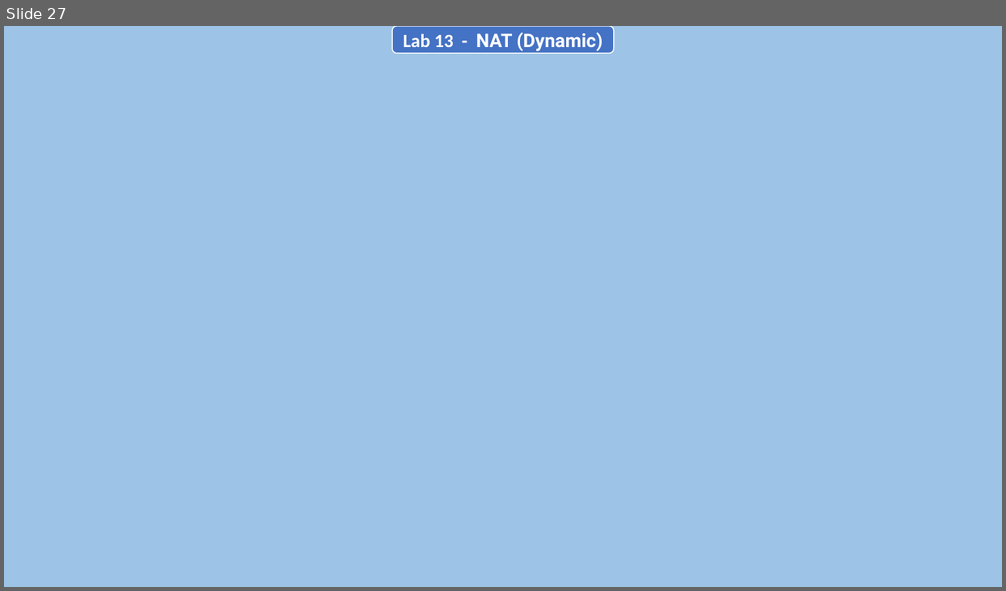
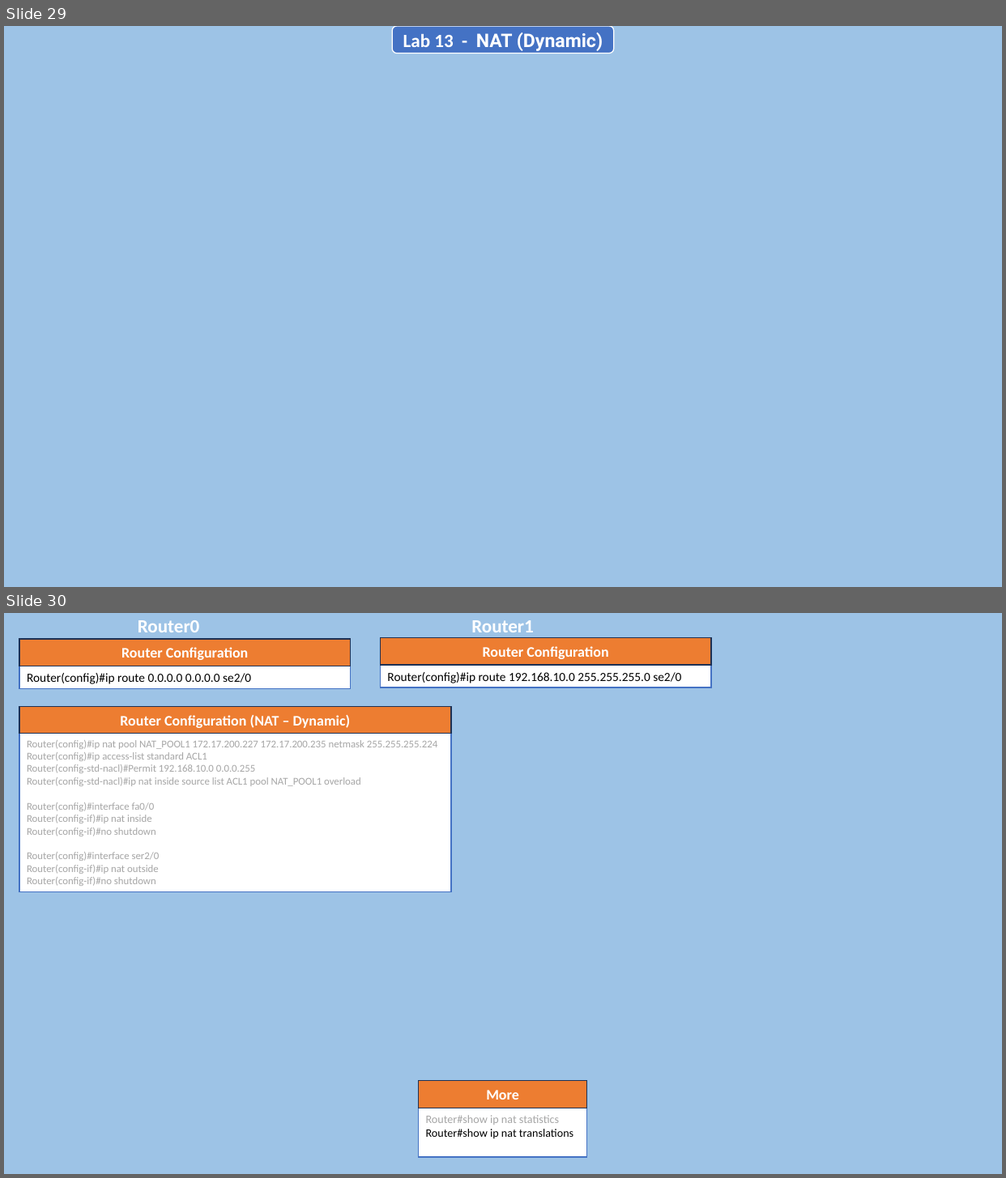
Before and after one commit to AntorPi314/MySave, a slide deck: Lab/Networking Lab/Final Assignment/Networking Lab (Final).pptx. Shown one above the other, each under a label of ours: slide 27 before the commit, slides 29 and 30 after it. The pictures are 1006x591 and 1006x1178 pixels, drawn with LibreOffice and Linux fonts; fonts in the diff are those of the drawing; background and template pictures are left out. Boxes give left, top, right and bottom in pixels: in the first picture for what was removed or moved away, otherwise in the second. Text is boxed around its words. In the diff, an @@ line names an element or a change of style, - is before the commit and + after.

```diff
--- a/Lab/Networking Lab/Final Assignment/Networking Lab (Final).pptx
+++ b/Lab/Networking Lab/Final Assignment/Networking Lab (Final).pptx
@@ slide 30 added at (x1=4, y1=613, x2=1002, y2=1174), background #9DC3E6 @@
@@ text added at (x1=138, y1=620, x2=200, y2=632), 18 pt, text #FFFFFF, bold @@
+Router0
@@ text added at (x1=471, y1=620, x2=534, y2=632), 18 pt, text #FFFFFF, bold @@
+Router1
@@ rectangle added at (x1=19, y1=639, x2=351, y2=666), fill #ED7D31, outline #1E3256 1 pt, 14 pt, text #FFFFFF, bold @@
+Router Configuration
@@ rectangle added at (x1=381, y1=637, x2=711, y2=665), fill #ED7D31, outline #1E3256 1 pt, 14 pt, text #FFFFFF, bold @@
+Router Configuration
@@ rectangle added at (x1=19, y1=666, x2=351, y2=688), fill #FFFFFF, outline #4472C4 1 pt, 12 pt, text #000000 @@
+Router(config)#ip route 0.0.0.0 0.0.0.0 se2/0
@@ rectangle added at (x1=381, y1=665, x2=711, y2=687), fill #FFFFFF, outline #4472C4 1 pt, 12 pt, text #000000 @@
+Router(config)#ip route 192.168.10.0 255.255.255.0 se2/0
@@ rectangle added at (x1=19, y1=707, x2=452, y2=734), fill #ED7D31, outline #1E3256 1 pt, 14 pt, text #FFFFFF, bold @@
+Router Configuration (NAT – Dynamic)
@@ rectangle added at (x1=19, y1=734, x2=452, y2=892), fill #FFFFFF, outline #4472C4 1 pt, 10 pt, text #A6A6A6 @@
+Router(config)#ip nat pool NAT_POOL1 172.17.200.227 172.17.200.235 netmask 255.255.255.224
+Router(config)#ip access-list standard ACL1
+Router(config-std-nacl)#Permit 192.168.10.0 0.0.0.255
+Router(config-std-nacl)#ip nat inside source list ACL1 pool NAT_POOL1 overload
+Router(config)#interface fa0/0
+Router(config-if)#ip nat inside
+Router(config-if)#no shutdown
+Router(config)#interface ser2/0
+Router(config-if)#ip nat outside
+Router(config-if)#no shutdown
@@ rectangle added at (x1=419, y1=1081, x2=587, y2=1108), fill #ED7D31, outline #1E3256 1 pt, 14 pt, text #FFFFFF, bold @@
+More
@@ rectangle added at (x1=419, y1=1109, x2=587, y2=1158), fill #FFFFFF, outline #4472C4 1 pt, 11 pt, text #000000 @@
+Router#show ip nat statistics
+Router#show ip nat translations
@@ what was slide 27 is now slide 29 @@
```
Also in this commit, not shown: 1 slide changed, 2 other slides added, 3 other files.
